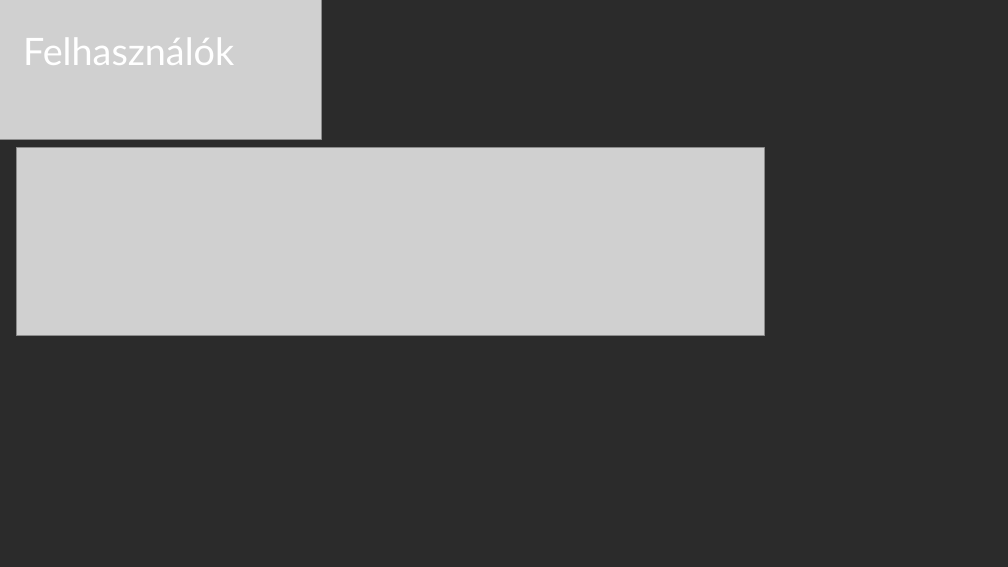
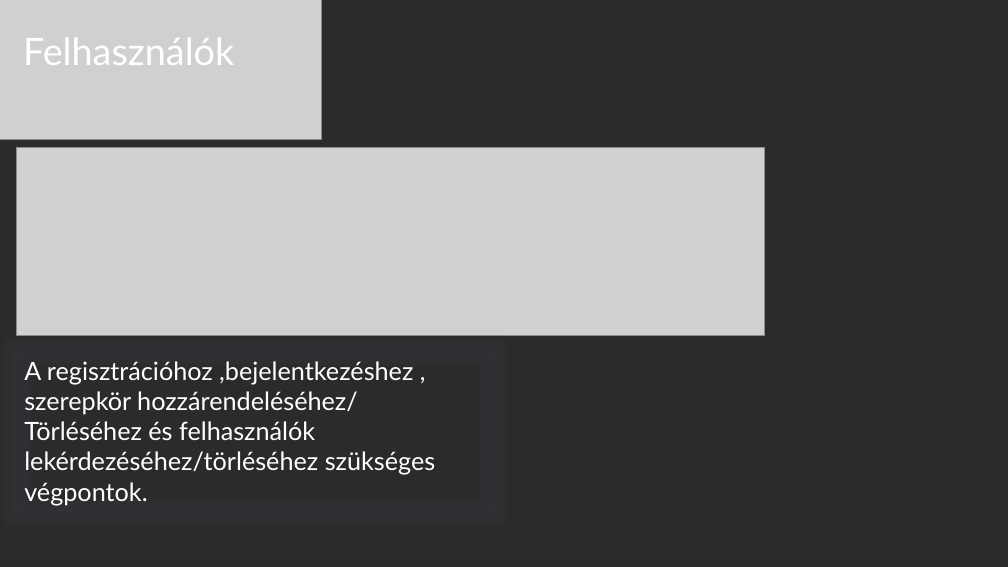
Before and after one commit to ponuzsr/vizsgaremek, a slide deck: slide 18 of Vizsgaremek_Ppt.pptx (slide 25 before the commit). Drawn at 1008x567 pixels with LibreOffice and Linux fonts; fonts in the diff are those of the drawing; grey boxes stand for pictures; background and template pictures are left out; a plain dark background stands for a picture behind light text. Boxes give left, top, right and bottom in pixels: in the first picture for what was removed or moved away, otherwise in the second. Text is boxed around its words. In the diff, an @@ line names an element or a change of style, - is before the commit and + after.

Commit message:
ppt is done

```diff
--- a/Vizsgaremek_Ppt.pptx
+++ b/Vizsgaremek_Ppt.pptx
@@ rectangle added at box(17, 352, 493, 512), outline #302F34 0.75 pt, 24 pt, text #FFFFFF @@
+A regisztrációhoz ,bejelentkezéshez , szerepkör hozzárendeléséhez/
+Törléséhez és felhasználók lekérdezéséhez/törléséhez szükséges végpontok.
```
Also in this commit, not shown: 4 other slides changed, 2 slides added.
